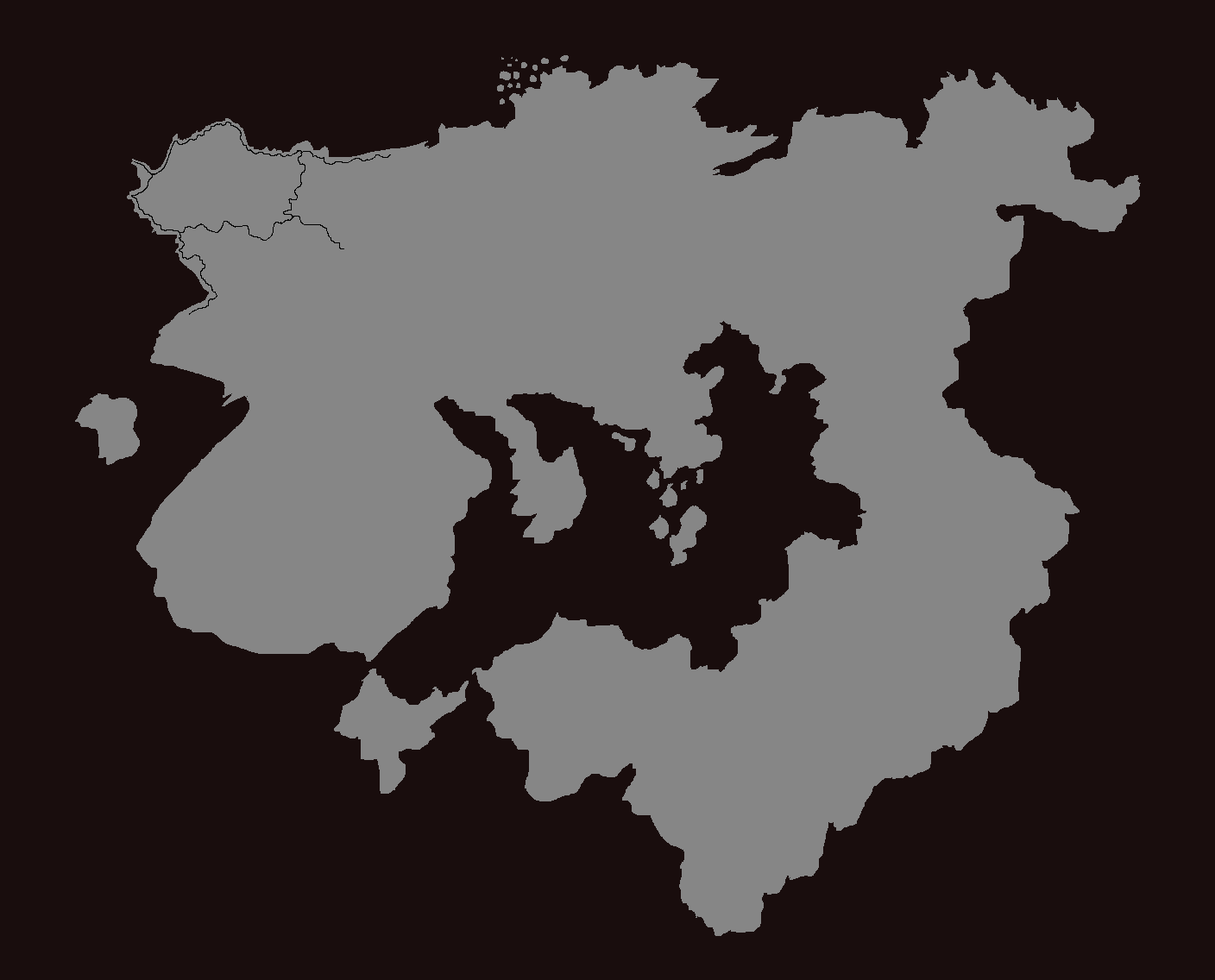
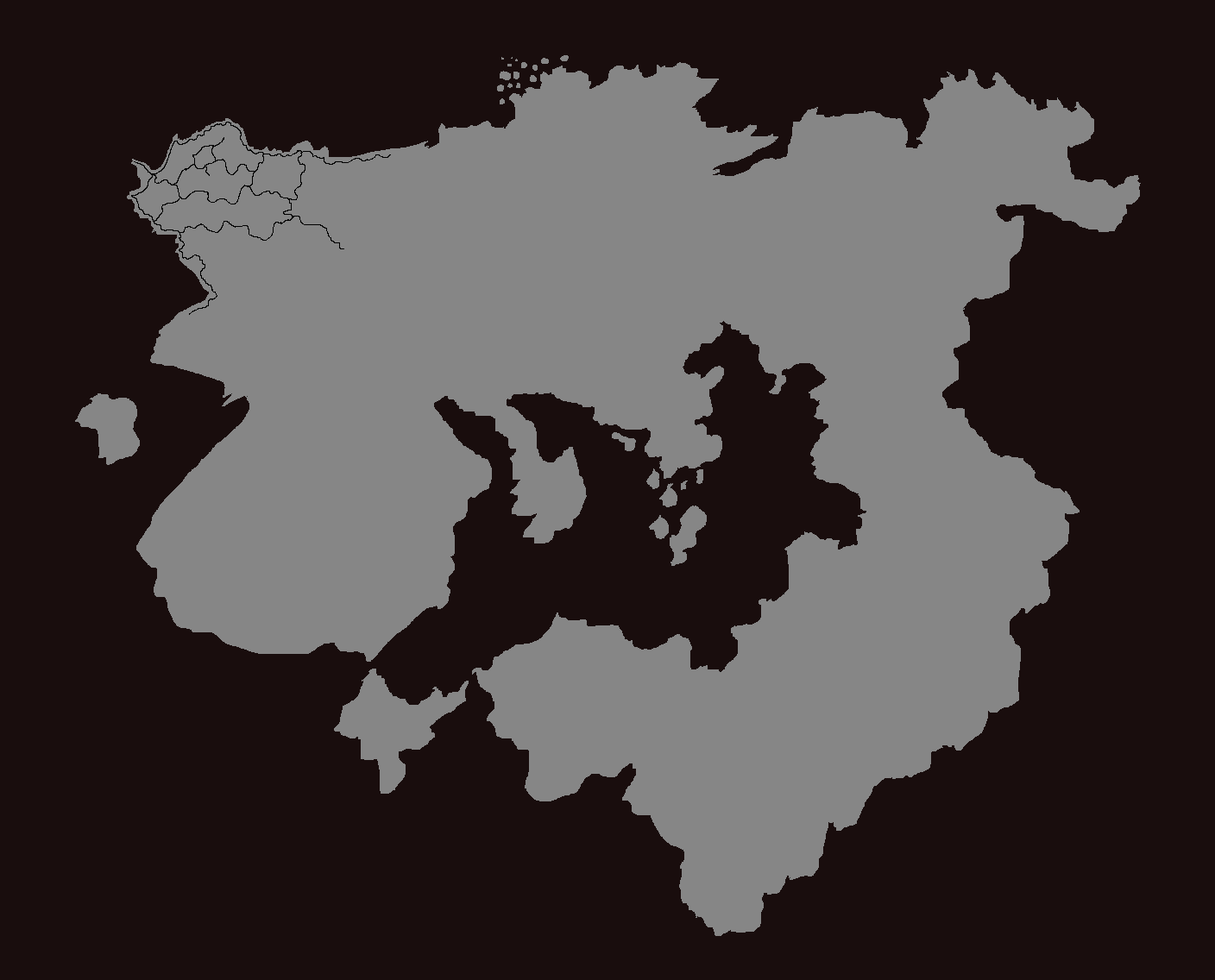
Layer changes from the first w=1215, h=980 image to the second:
renamed "Paint Layer 1" to "roads", painted on it over [153, 137, 290, 222]
painted on "Background" over [153, 137, 290, 222]
